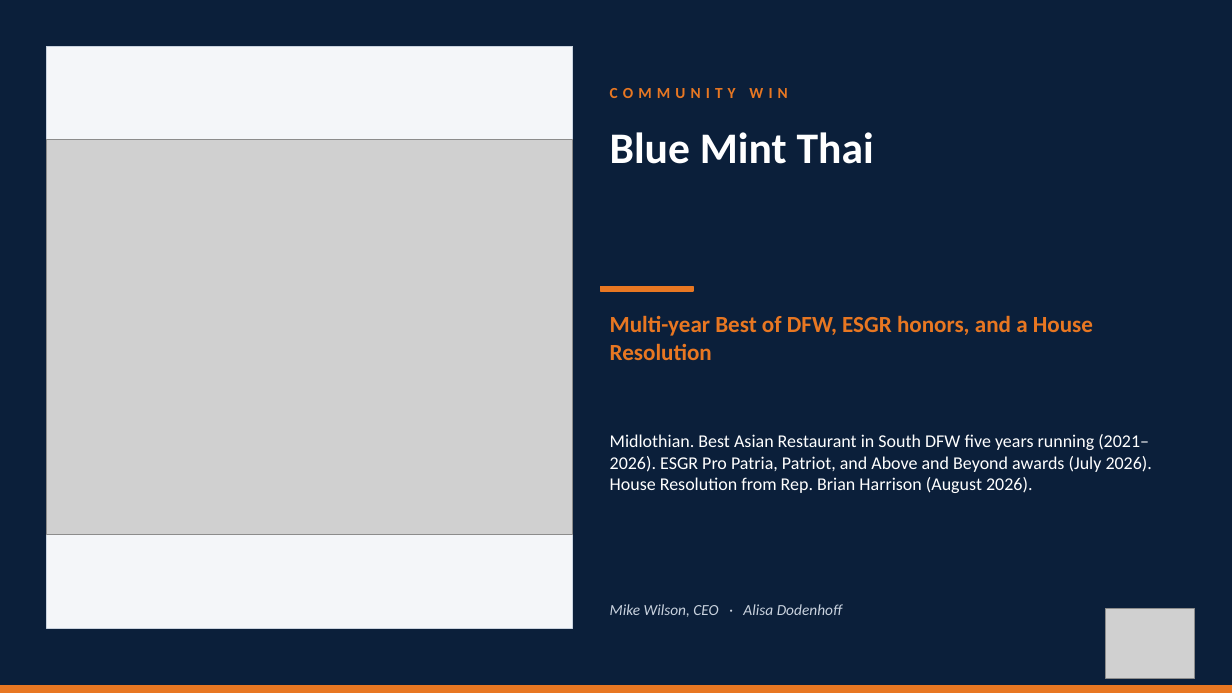
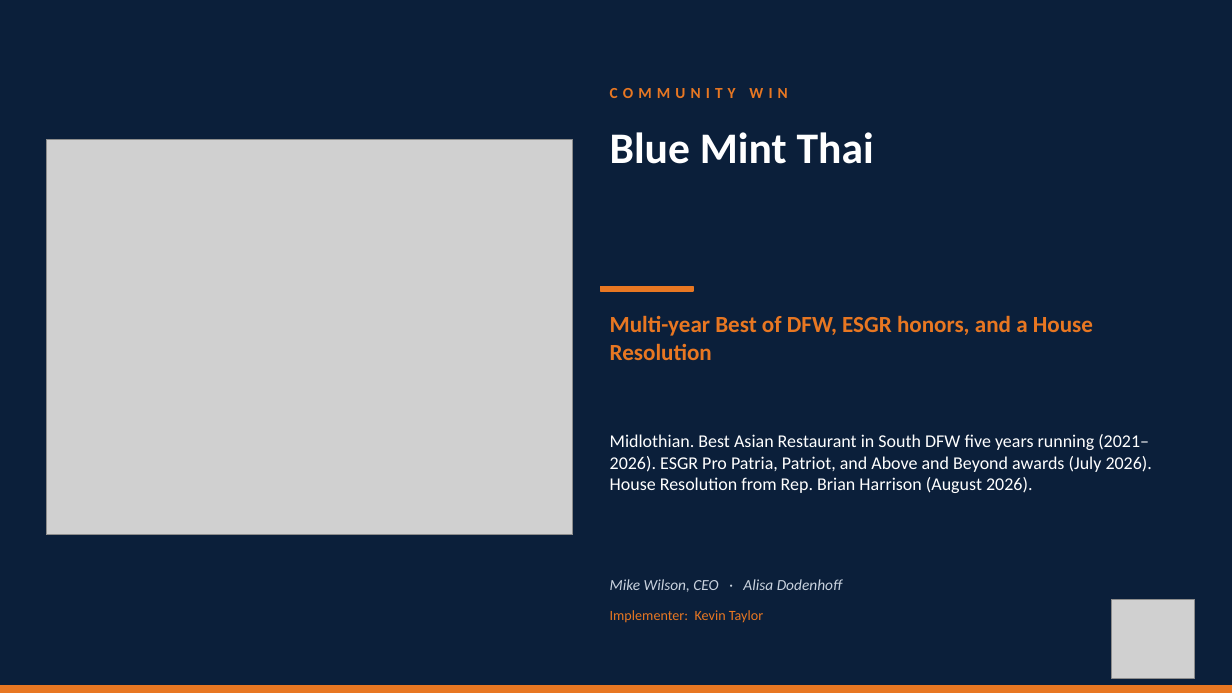
Before and after one commit to TicoRicoRay/wroe-dallas-2026, a slide deck: slide 16 of deliverables/celebrations-loop/Celebrations-Loop.pptx (slide 19 before the commit). Drawn at 1232x693 pixels with LibreOffice and Linux fonts; fonts in the diff are those of the drawing; grey boxes stand for pictures. Boxes give left, top, right and bottom in pixels: in the first picture for what was removed or moved away, otherwise in the second. Text is boxed around its words. In the diff, an @@ line names an element or a change of style, - is before the commit and + after.

Commit message:
Celebrations loop: drop section dividers, add Implementer per slide, kill photo shadow-box
- Removed the 3 section-divider slides (18 slides now instead of 21).
- Renamed 'SPILLERS CLIENT' badge to 'COMMUNITY WIN' across the deck.
- Added per-slide Implementer credit ('Implementer: Name') as small orange
  text below the read-aloud line. Attribution from Shane's master DOCX
  EOSI field or the submitting email sender.
- Photos now sit directly on the navy background (no cream frame), fitted
  at native aspect. Kills the white shadow-box that was visible on light
  photos and looked cheap.
- Wordmark recolored to white silhouette + orange NTX badge on transparent
  background, so it reads as branding on navy instead of a white sticker.

```diff
--- a/deliverables/celebrations-loop/Celebrations-Loop.pptx
+++ b/deliverables/celebrations-loop/Celebrations-Loop.pptx
@@ rectangle removed at box(46, 46, 573, 628) @@
@@ text "Mike Wilson, CEO · Alisa ...": place and size @@
-text "Mike Wilson, CEO · Alisa ..." at box(610, 604, 842, 617)
+text "Mike Wilson, CEO · Alisa ..." at box(610, 579, 842, 592)
@@ text added at box(610, 610, 763, 623), 11 pt, text #E87722 @@
+Implementer: Kevin Taylor
@@ picture: place and size @@
-picture at box(1105, 609, 1195, 678)
+picture at box(1112, 600, 1195, 678)
```
Also in this commit, not shown: 17 other slides changed, 3 slides removed, 4 other files.
